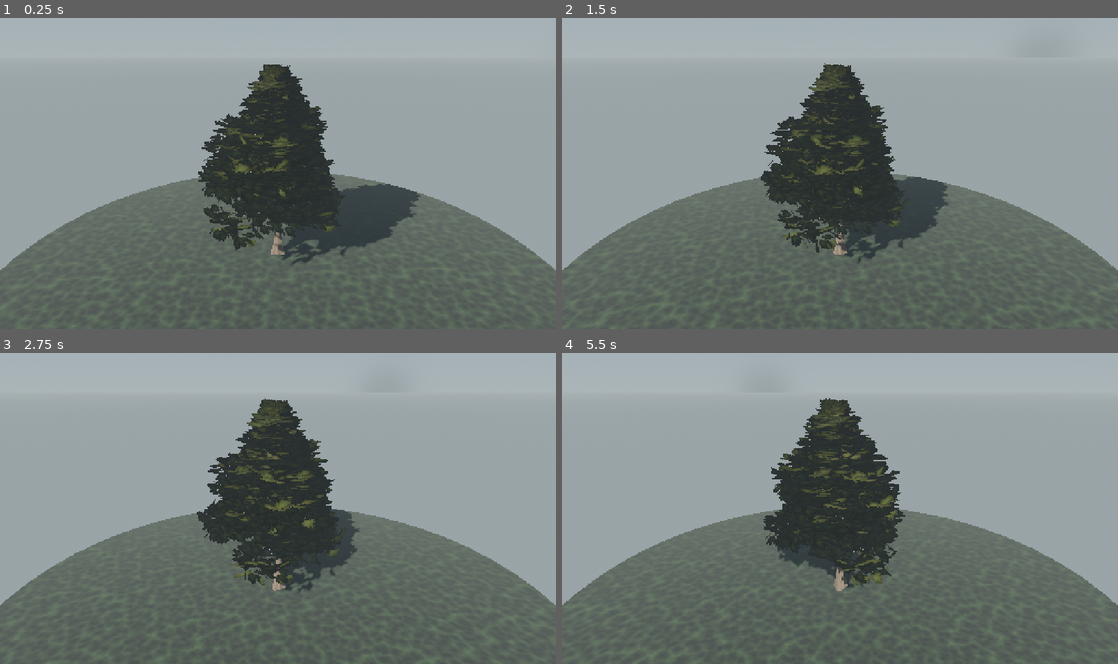
Above: before the commit, frames 1-4 (two rows, left to right).
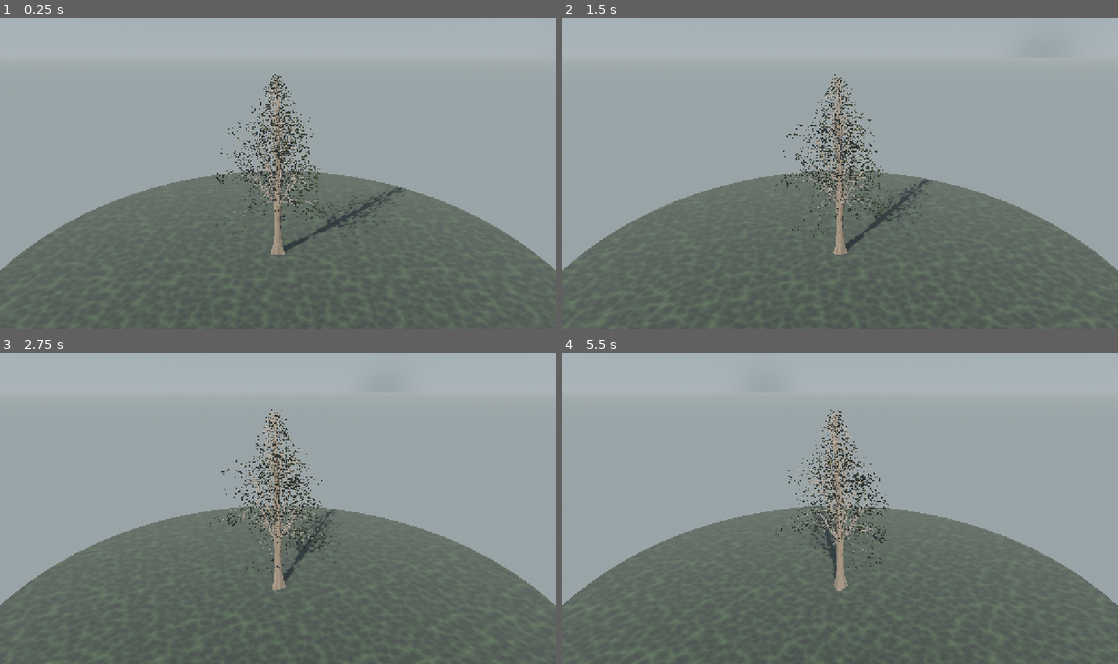
Above: after the commit, the same moments.

Repository: mehmetdem2005/Acik-dunya_oyun
Game: Godot game, scene res://scenes/world/pine_tree_scene.tscn
The game is run twice, just before and just after one commit, with the same random seed, the same clock (stepped at 60 frames per second) and the same inputs. This scene is started directly instead of the project's main scene.
Inputs (mouse positions are in pixels of both pictures, inside the frame that each line leads up to):
- Up to frame 1 (0.25 s): no input
- Up to frame 2 (1.5 s): move the mouse to (962, 157) at 0.52 s; hold D 0.53-1.25 s; hold Shift 0.53-1.25 s; click (962, 157) at 0.67 s; tap Space at 0.77 s; drag from (728, 189) to (812, 235) at 1.27 s
- Up to frame 3 (2.75 s): move the mouse to (333, 440) at 2.02 s; hold D from 2.03 s (still down); hold Shift from 2.03 s (still down)
- Up to frame 4 (5.5 s): release D at 2.75 s; release Shift at 2.75 s; drag from (812, 570) to (673, 461) at 2.77 s; move the mouse to (1006, 555) at 3.52 s; hold A 3.53-4.25 s; hold Shift 3.53-4.25 s; tap Space at 3.77 s; drag from (673, 461) to (756, 430) at 4.27 s; move the mouse to (867, 508) at 5.02 s; hold S from 5.03 s (still down); hold Shift from 5.03 s (still down); click (867, 508) at 5.17 s

The runs differ from the first frame. In frame 1, 11% of the frame differs, in the area x 35-76%, y 14-80%; in frame 2, 10%; in frame 3, 9.2%; in frame 4, 8.8%.

Commit message:
İğne ölçeği düzeltildi: küçük demet -> aggregasyonla küme
Kullanıcı tespiti doğru: atlas hücresi KÜÇÜK bir fascicle; tek demeti
küme boyutuna büyütmek yanlıştı (dev tüy süpürgesi). Artık kart küçük
sabit boy (fl=clamp(size*0.32,0.11,0.26)) + yoğun adım (fl*0.50) ->
çok sayıda küçük demet üst üste binip gerçek çam yaprak kümesini
oluşturuyor. Self-render ile doğrulandı; üçgen ~54k (perf bol).
Ayrıca _shot.gd: yaprak-gizli odun/iskelet + küme yakını render eklendi.

https://claude.ai/code/session_01SAupt6yXBr9DzE6Ykd1e1F

Diff:
--- a/mouse_open_world_clean_project/scripts/world/pine/pine_mesh.gd
+++ b/mouse_open_world_clean_project/scripts/world/pine/pine_mesh.gd
@@ -224,7 +224,10 @@
 	if lvl == 3:
 		flex = 1.0
 	var sun := Vector3(0.6, 0.0, 0.32).normalized()
-	var step := maxf(size * 0.32, 0.026)
+	# Tek kart = KÜÇÜK iğne demeti (fascicle); çoğu üst üste
+	# binerek çam yaprak KÜMESİNİ oluşturur (büyütülmüş tek demet DEĞİL).
+	var fl: float = clampf(size * 0.32, 0.11, 0.26)
+	var step := maxf(fl * 0.50, 0.028)
 	var carry := 0.0
 	var idx := 0
 	for k in range(n - 1):
@@ -255,7 +258,8 @@
 					rt = rt.normalized()
 					# Renk: uca doğru taze açık yeşil, içte koyu/mat.
 					var shade: float = clampf(lerp(0.62, 1.14, fr) * tint, 0.48, 1.25)
-					_card(st, c, up * (size * (1.05 + 0.55 * fr) * (1.45 if tip_full else 1.0)), rt * (size * (1.05 + 0.55 * fr) * (1.45 if tip_full else 1.0) * 0.66), shade, flex, idx % 25)
+					var ccs: float = fl * (0.80 + 0.40 * fr) * (1.2 if tip_full else 1.0)
+					_card(st, c, up * ccs, rt * (ccs * 0.60), shade, flex, idx % 25)
 			# Uca doğru sıklaş; ışık yönüne göre asimetri.
 			var dstep := step / maxf(dens, 0.10)
 			if light_bias > 0.0:
